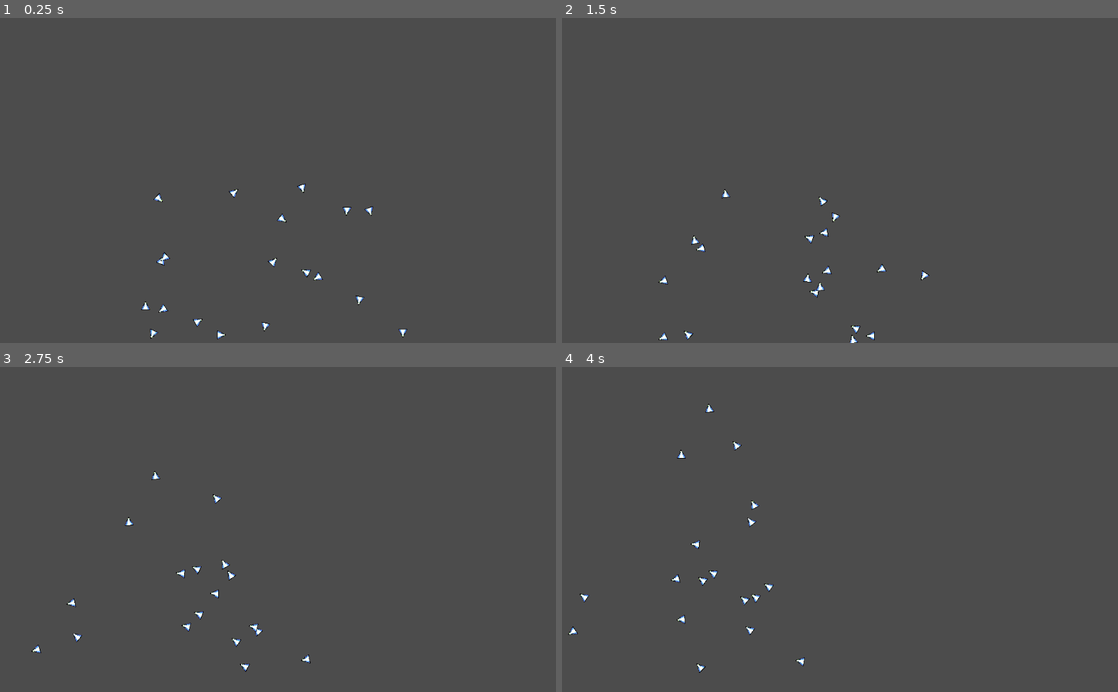
Above: before the commit, frames 1-4 (two rows, left to right).
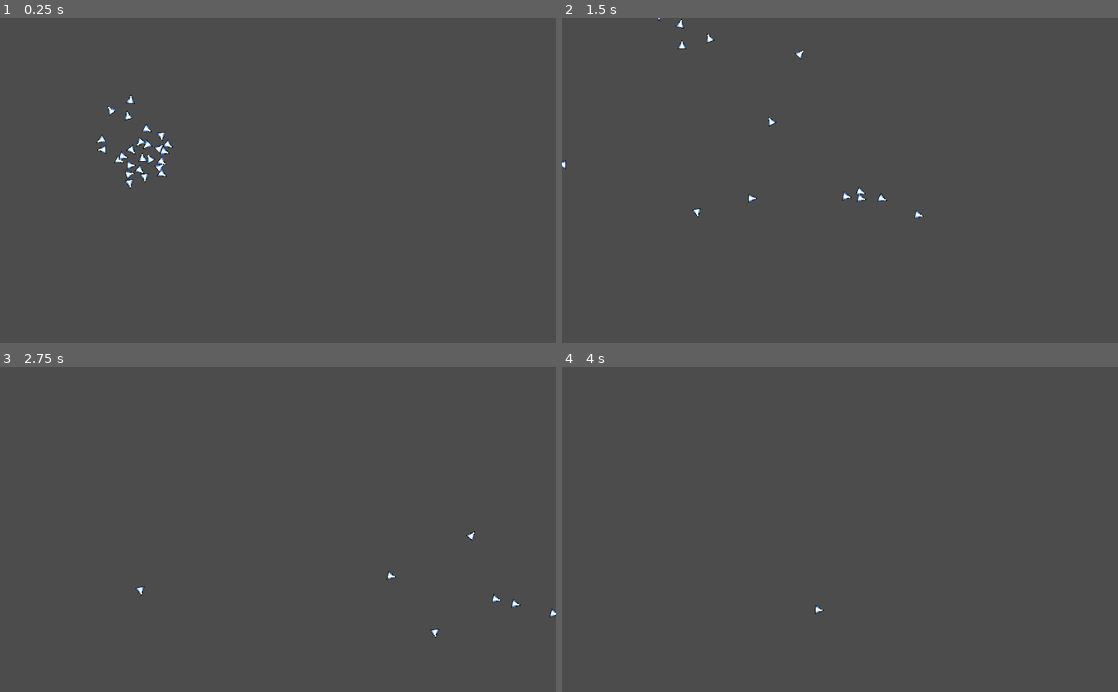
Above: after the commit, the same moments.

Repository: Coaltar/GodotBoids
Game: Godot game, scene res://BoidManager.tscn
Same seed, same stepped clock (60 frames per second), same inputs: the game is played once before the commit and once after it. The project has no main scene, so this scene is started directly.
Inputs:
- Up to frame 1 (0.25 s): no input
- Up to frame 2 (1.5 s): no input
- Up to frame 3 (2.75 s): no input
- Up to frame 4 (4 s): no input

The runs differ from the first frame. In frame 1, 1.1% of the frame differs, in the area x 17-74%, y 23-99%; in frame 2, 0.8%; in frame 3, 0.6%; in frame 4, 0.5%.

Commit message:
First pseudo code implementation

Diff:
--- a/Boid.gd
+++ b/Boid.gd
@@ -1,42 +1,38 @@
 extends Node2D
 
 
-# Declare member variables here. Examples:
-# var a = 2
-# var b = "text"
-
-const min_speed = 0;
-const max_speed = 50;
-const turn_rate = 30;
-const min_distance = 10;
-
-var count = randi() % 1000
-#var has_neighbors = false
-#var neighbor_avg_position = Vector2.ZERO
-#var neighbor_avg_bearing =  Vector2.ZERO
-#var closest_neighbor
-
-var velocity = 100
-var bearing = Vector2.ZERO
-
-func _process(delta):
-
-	#self.count += delta
-	#var newbearing = Vector2(cos(count), sin(count))
-	#self.rotate_towards(delta, newbearing)
+const min_speed = 1;
+const max_speed = 5;
+const TURN_RATE = 0.5
+const ACCEL_RATE = 0.05;
 
 
-	# MOVE
-	self.position += self.bearing*self.velocity*delta
-	# Rotate
-	self.rotation = self.bearing.angle()
+var velocity = Vector2(randf(), randf())
+var prev_vel = Vector2.ZERO
+
+func _process(_delta):
+
+	rotate_towards_velocity()
+
+	self.position += self.velocity
+
+	pass
+
+func rotate_towards_velocity():
+	self.rotation = self.velocity.normalized().angle()
+	pass
+
+func update_velocity(velocity, weight):
+
+	var direction = self.velocity.normalized().slerp(velocity.normalized(), TURN_RATE)
+	var magnitude = lerp(self.velocity.length(), velocity.length(), ACCEL_RATE)
+	magnitude = clamp(magnitude, min_speed, max_speed)
+	self.velocity = direction * magnitude
+
+	#self.prev_vel = self.velocity
+	#self.velocity = self.velocity.slerp(velocity, 1)
 
 
-func rotate_towards(delta, target):
-	self.bearing = self.bearing.slerp(target.normalized(), delta)
-
-#func adjust_speed(delta, target):
-#	self.velocity = self.velocity.lerp(self.velocity, target, delta)
-
-func adjust_speed(accel):
-	self.velocity += accel;
+	#var clamped_vel = velocity.normalized() * clamp(velocity.length(), min_speed, max_speed)
+	#var clamped_mag =  clamp(velocity.length(), min_speed, max_speed)
+	#var current_mag = self.velocity.length()
--- a/BoidManager.gd
+++ b/BoidManager.gd
@@ -2,14 +2,18 @@
 
 var boid_scene = preload("res://Boid.tscn")
 
-const MAP_DIM = 500
+const MAP_DIM = 100
 const MAX_BOIDS = 25
 
 
-const min_proximity = 100
+const min_proximity = 15
 
-const vision_distance = 500
+const vision_distance = 1000
 const vision_radius = PI/3
+
+const RULE1_FACTOR = 0.01;
+const RULE2_FACTOR = 2;
+const RULE3_FACTOR = 0.125;
 
 var boids = []
 
@@ -26,8 +30,8 @@
 	boids.resize(MAX_BOIDS)
 	for i in range(MAX_BOIDS):
 
-		var x = MAP_DIM/2 + randi() % + MAP_DIM
-		var y = MAP_DIM/2 + randi() % + MAP_DIM
+		var x = 200 + randi() % + MAP_DIM
+		var y = 200 + randi() % + MAP_DIM
 		var spawn = Vector2(x,y)
 
 		var x_dir = -1 + 2*randf()
@@ -36,7 +40,6 @@
 
 		var boid = boid_scene.instance()
 
-		boid.bearing = bearing
 		boid.position = spawn
 		add_child(boid)
 		boids[i]= boid
@@ -49,52 +52,18 @@
 
 		if(len(neighbors) > 0):
 
-			var positions = []
-			var bearings = []
-			#var velocities = []
+			var res_rule1 = rule1(boid, neighbors)
+			var res_rule2 = rule2(boid, neighbors)
+			var res_rule3 = rule3(boid, neighbors)
 
-			var nearest_distance = self.position.distance_to(neighbors[0].position)
-			var nearest_boid = neighbors[0]
+			var ideal_vel = boid.velocity + res_rule1 + res_rule2 + res_rule3
 
-			for n in neighbors:
-				positions.append(n.position)
-				bearings.append(n.bearing)
-				#velocities.append(n.velocity * n.bearing)
+			#var ideal_direction = ideal_vel.normalized()
+			#var ideal_mag = ideal_vel.length()
+			#var actual_vel = boid.velocity.slerp(ideal_vel, delta)
+			boid.update_velocity(ideal_vel, delta)
 
-				var dist = boid.position.distance_to(n.position)
-				if(dist < nearest_distance):
-					nearest_distance = dist
-					nearest_boid = n
-
-
-			var desired_pos = avg_vec2(positions)
-			if(nearest_distance < min_proximity):
-				desired_pos = (boid.position - nearest_boid.position).normalized() * (min_proximity - nearest_distance)
-
-
-			var desired_bearing = avg_vec2(bearings)
-			var offset_bearing = (desired_pos - boid.position).normalized()
-			desired_bearing = avg_vec2([desired_bearing, offset_bearing]).normalized()
-
-			var angle_delta = boid.bearing.angle_to(desired_bearing)
-			#var accel_val = -1 + 2*abs(angle_delta) / PI
-			#var avg_vel = avg_vec2(velocities)
-
-
-			boid.rotate_towards(delta, desired_bearing)
-
-
-			#boid.adjust_speed(accel_val)
-			#var target_vel =
-			#var target_rot =
-
-
-			#if(has_neighbors):
-
-
-			#calculate average position, bearing, and velocity
-			#target that position
-			#then shift away from nearest neighbor
+			pass
 		else:
 			pass
 
@@ -106,7 +75,7 @@
 
 func get_boid_neighbors(boid):
 	var nearby = []
-	var heading = boid.bearing
+	var heading = boid.velocity.normalized()
 	for other in boids:
 		if(other == boid):
 			continue
@@ -122,19 +91,39 @@
 	return nearby
 
 
-func avg_vec2(vecs):
-	var x = 0
-	var y = 0
-	var n = 0
-	for vec in vecs:
-		x += vec.x
-		y += vec.y
-		n += 1
+func rule1(boid, neighbors):
 
-	return Vector2(x/n, y/n)
+	var total_pos = Vector2.ZERO
+
+	for n in neighbors:
+		total_pos += n.position
+	total_pos = total_pos / (len(neighbors))
+
+	var offset = total_pos - boid.position
+	return offset * RULE1_FACTOR
 
 
+func rule2(boid, neighbors):
 
-# Called every frame. 'delta' is the elapsed time since the previous frame.
-#func _process(delta):
-#	pass
+	var pos = Vector2.ZERO
+
+	for n in neighbors:
+		var offset = boid.position - n.position
+		if(offset.length() < min_proximity):
+			pos += offset
+
+	return pos * RULE2_FACTOR
+
+
+func rule3(boid, neighbors):
+
+	var vel = Vector2.ZERO
+
+	for n in neighbors:
+		vel += n.velocity
+	vel = vel/len(neighbors)
+
+	return vel * RULE3_FACTOR
+
+
+#func boundary_rule
